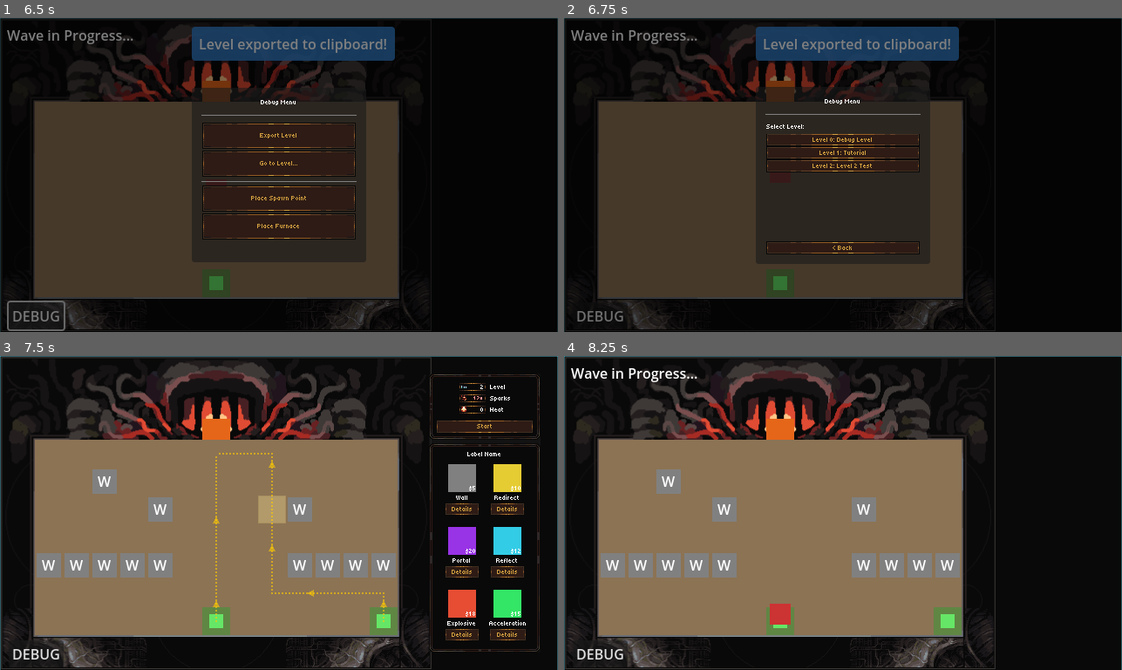
Above: before the commit, frames 1-4 (two rows, left to right).
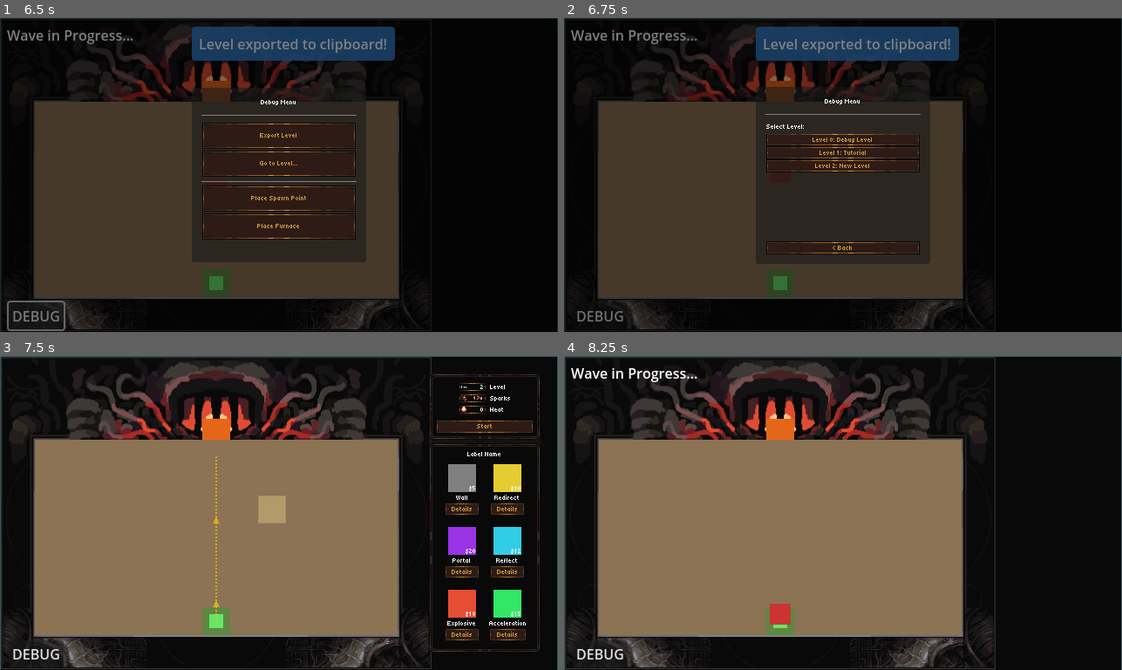
Above: after the commit, the same moments.

Repository: Arcane-Laboratory/Furnace
Game: Godot game, scene res://scenes/ui/title_screen.tscn
Same seed, same stepped clock (60 frames per second), same inputs: the game is played once before the commit and once after it. Sound files missing from this copy of the repository are replaced by a short silence.
Inputs (mouse positions are in pixels of both pictures, inside the frame that each line leads up to):
- Up to frame 1 (6.5 s): tap Enter at 0.5 s; move the mouse to (401, 159) at 0.52 s; tap P at 0.6 s; click (401, 159) at 0.67 s; click "Start Game" at 1.25 s; click "Start" at 2 s; click "DEBUG" at 2.75 s; click "Export Level" at 3.5 s; click (279, 190) at 4.27 s; type "Alex" at 4.35 s; click "Export" at 5 s; click "DEBUG" at 5.75 s
- Up to frame 2 (6.75 s): click "Go to Level..." at 6.5 s
- Up to frame 3 (7.5 s): click (279, 503) at 7.25 s, where only the run after the commit has a clickable "Level 2: New Level"
- Up to frame 4 (8.25 s): click "Start" at 8 s

Frame 1 is identical in both runs. In frame 2, less than 0.1% of the frame differs, in the area x 44-56%, y 46-48%; in frame 3, 4.7%, in the area x 6-72%, y 30-89%; in frame 4, 4.5%.

Commit message:
Level exporter now saves directly to file system
Instead of only copying to clipboard, the export dialog now writes
directly to res://resources/levels/level_N.tres. Clipboard copy is
kept as a backup in case file save fails.

Diff:
--- a/godot/scripts/ui/level_export_dialog.gd
+++ b/godot/scripts/ui/level_export_dialog.gd
@@ -1,6 +1,7 @@
 extends PanelContainer
 class_name LevelExportDialog
-## Dialog for exporting current level to clipboard
+## Dialog for exporting current level to a .tres file
+## Saves directly to res://resources/levels/level_N.tres and also copies to clipboard
 
 
 signal export_completed(success: bool)
@@ -83,18 +84,37 @@
 		override_furnace_position
 	)
 
-	# Copy to clipboard
+	# Save directly to the levels folder
+	var file_path := "res://resources/levels/level_%d.tres" % level_number
+	var save_success := _save_to_file(file_path, content)
+
+	# Also copy to clipboard as backup
 	LevelExporter.copy_to_clipboard(content)
 
-	print("LevelExportDialog: Level exported to clipboard!")
+	if save_success:
+		print("LevelExportDialog: Level saved to %s" % file_path)
+	else:
+		print("LevelExportDialog: Failed to save file, content copied to clipboard instead")
+
 	if not additional_spawn_points.is_empty():
 		print("  - Includes %d additional spawn points" % additional_spawn_points.size())
 	if override_furnace_position != Vector2i(-1, -1):
 		print("  - Custom furnace position: %s" % override_furnace_position)
-	print("Save as: res://resources/levels/level_%d.tres" % level_number)
 
 	hide_dialog()
-	export_completed.emit(true)
+	export_completed.emit(save_success)
+
+
+## Save content to a file
+func _save_to_file(path: String, content: String) -> bool:
+	var file := FileAccess.open(path, FileAccess.WRITE)
+	if not file:
+		push_error("LevelExportDialog: Could not open file for writing: %s (Error: %d)" % [path, FileAccess.get_open_error()])
+		return false
+
+	file.store_string(content)
+	file.close()
+	return true
 
 
 ## Handle cancel button pressed
